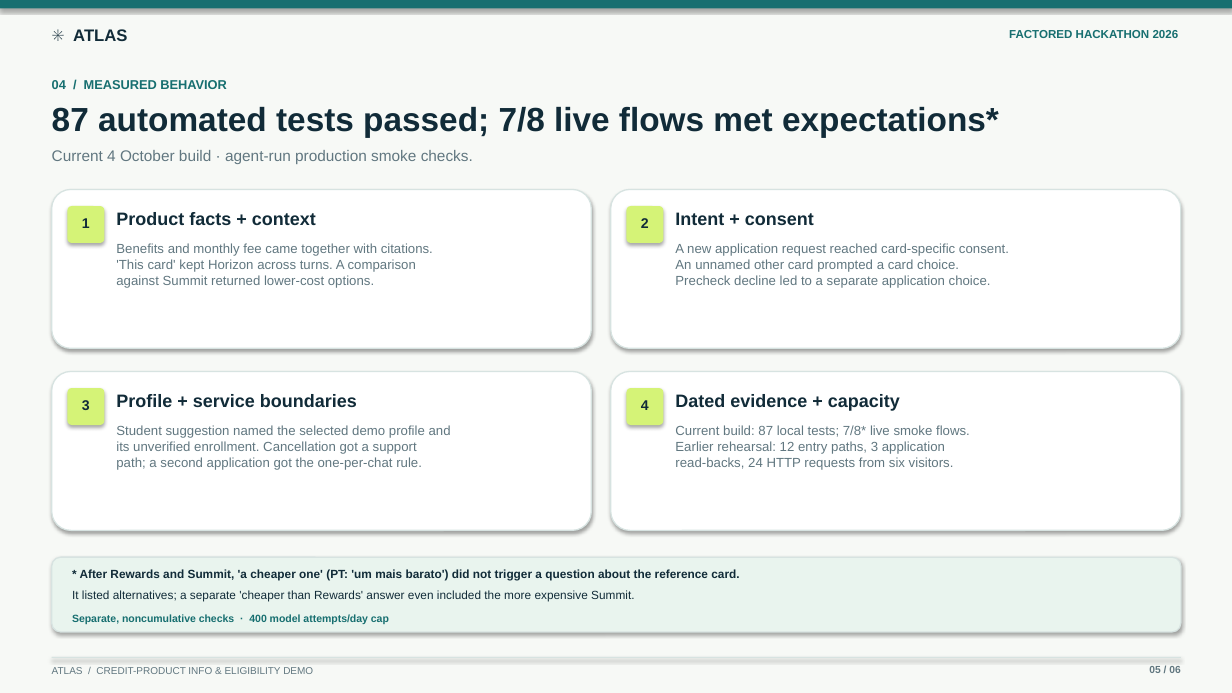
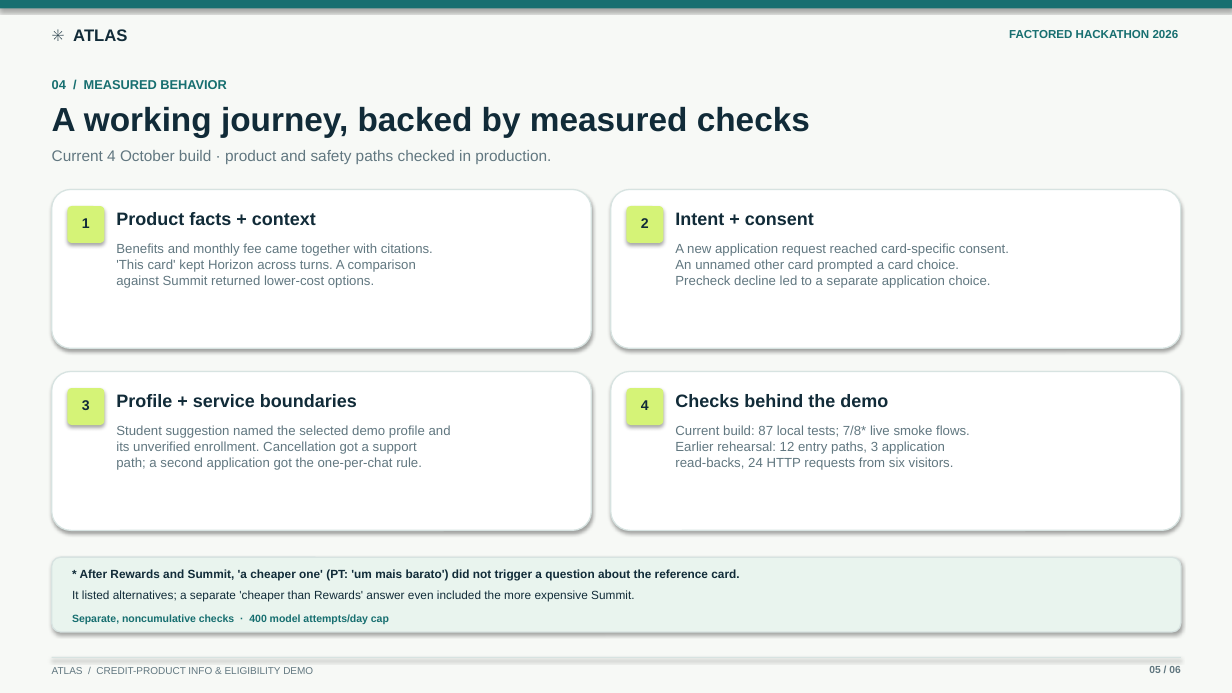
Before and after one commit to lucasswolff/factored-hackathon-2026-atlas, a slide deck: slide 5 of presentation/atlas_factored_hackathon_2026.pptx. Drawn at 1232x693 pixels with LibreOffice and Linux fonts; fonts in the diff are those of the drawing. Boxes give left, top, right and bottom in pixels: in the first picture for what was removed or moved away, otherwise in the second. Text is boxed around its words. In the diff, an @@ line names an element or a change of style, - is before the commit and + after.

Commit message:
Refocus pitch deck on product journey and technical value (#38)

```diff
--- a/presentation/atlas_factored_hackathon_2026.pptx
+++ b/presentation/atlas_factored_hackathon_2026.pptx
@@ text at <box>52,107,810,137</box>: text changed @@
-87 automated tests passed; 7/8 live flows met expectations*
+A working journey, backed by measured checks
@@ text at <box>52,150,551,164</box>: text changed @@
-Current 4 October build · agent-run production smoke checks.
+Current 4 October build · product and safety paths checked in production.
@@ text at <box>675,394,888,407</box>: text changed @@
-Dated evidence + capacity
+Checks behind the demo
```
Also in this commit, not shown: 4 other slides changed, 1 slide added, 1 slide removed, 3 other files.
